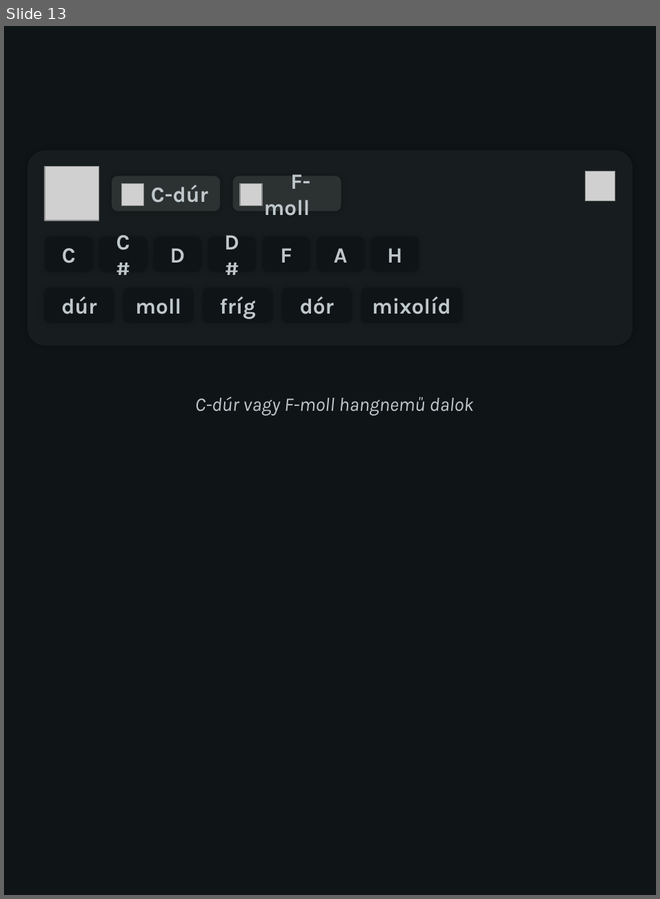
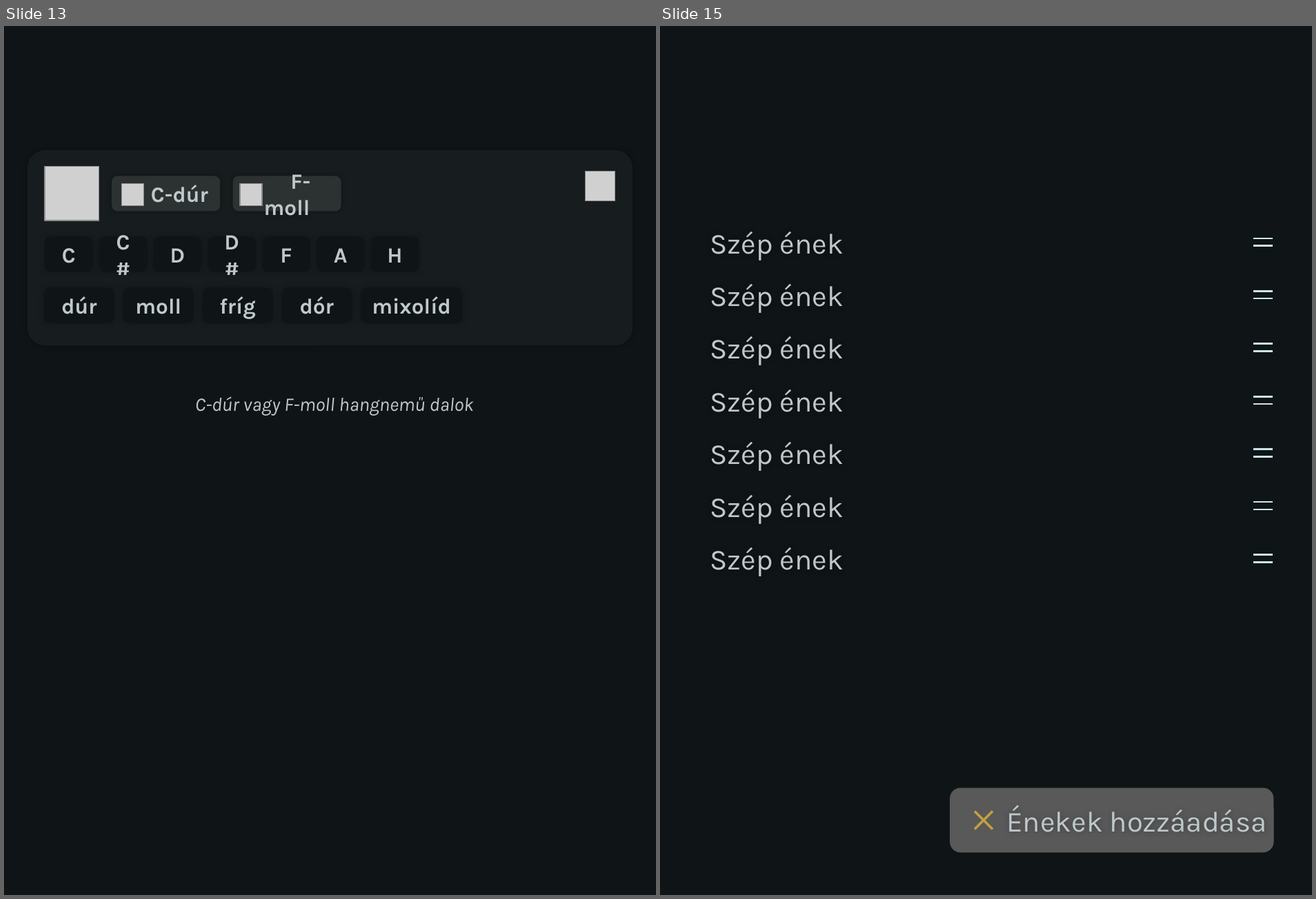
Before and after one commit to reformatus/lyric, a slide deck: Tervek/ui-terv.pptx. Shown side by side, each under a label of ours: slide 13 before the commit, slides 13 and 15 after it; the slides between them are not shown. The pictures are 660x899 and 1316x899 pixels, drawn with LibreOffice and Linux fonts; fonts in the diff are those of the drawing; grey boxes stand for pictures; background and template pictures are left out. Boxes give left, top, right and bottom in pixels: in the first picture for what was removed or moved away, otherwise in the second. Text is boxed around its words. In the diff, an @@ line names an element or a change of style, - is before the commit and + after.

```diff
--- a/Tervek/ui-terv.pptx
+++ b/Tervek/ui-terv.pptx
@@ slide 15 added at (660,26,1312,895), background #0F1416 @@
@@ text added at (710,232,844,261), 24 pt, text #BFC8CB @@
+Szép ének
@@ line added from (1254, 238) to (1272, 238), #CBE5EB 1.5 pt @@
@@ line added from (1254, 246) to (1272, 246), #CBE5EB 1.5 pt @@
@@ text added at (710,284,844,313), 24 pt, text #BFC8CB @@
+Szép ének
@@ line added from (1254, 291) to (1272, 291), #CBE5EB 1.5 pt @@
@@ line added from (1254, 299) to (1272, 299), #CBE5EB 1.5 pt @@
@@ text added at (710,336,844,365), 24 pt, text #BFC8CB @@
+Szép ének
@@ line added from (1254, 344) to (1272, 344), #CBE5EB 1.5 pt @@
@@ line added from (1254, 351) to (1272, 351), #CBE5EB 1.5 pt @@
@@ text added at (710,390,844,419), 24 pt, text #BFC8CB @@
+Szép ének
@@ line added from (1254, 397) to (1272, 397), #CBE5EB 1.5 pt @@
@@ line added from (1254, 404) to (1272, 404), #CBE5EB 1.5 pt @@
@@ text added at (710,442,844,471), 24 pt, text #BFC8CB @@
+Szép ének
@@ line added from (1254, 450) to (1272, 450), #CBE5EB 1.5 pt @@
@@ line added from (1254, 457) to (1272, 457), #CBE5EB 1.5 pt @@
@@ text added at (710,495,844,524), 24 pt, text #BFC8CB @@
+Szép ének
@@ line added from (1254, 502) to (1272, 502), #CBE5EB 1.5 pt @@
@@ line added from (1254, 510) to (1272, 510), #CBE5EB 1.5 pt @@
@@ text added at (710,548,844,577), 24 pt, text #BFC8CB @@
+Szép ének
@@ line added from (1254, 555) to (1272, 555), #CBE5EB 1.5 pt @@
@@ line added from (1254, 562) to (1272, 562), #CBE5EB 1.5 pt @@
@@ rounded rectangle added at (950,788,1274,853), fill #595959 @@
@@ plus added at (966,802,1002,838), fill #C3A140 @@
@@ text added at (1006,806,1267,833), 24 pt, text #BFC8CB @@
+Énekek hozzáadása
```
Also in this commit, not shown: 1 other slide added.
